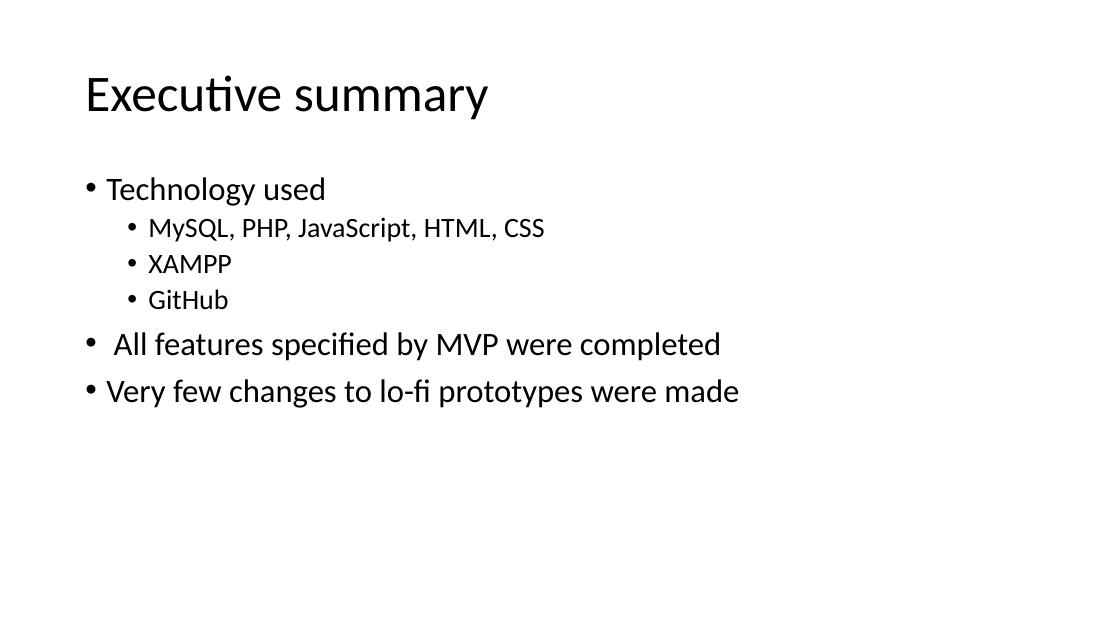
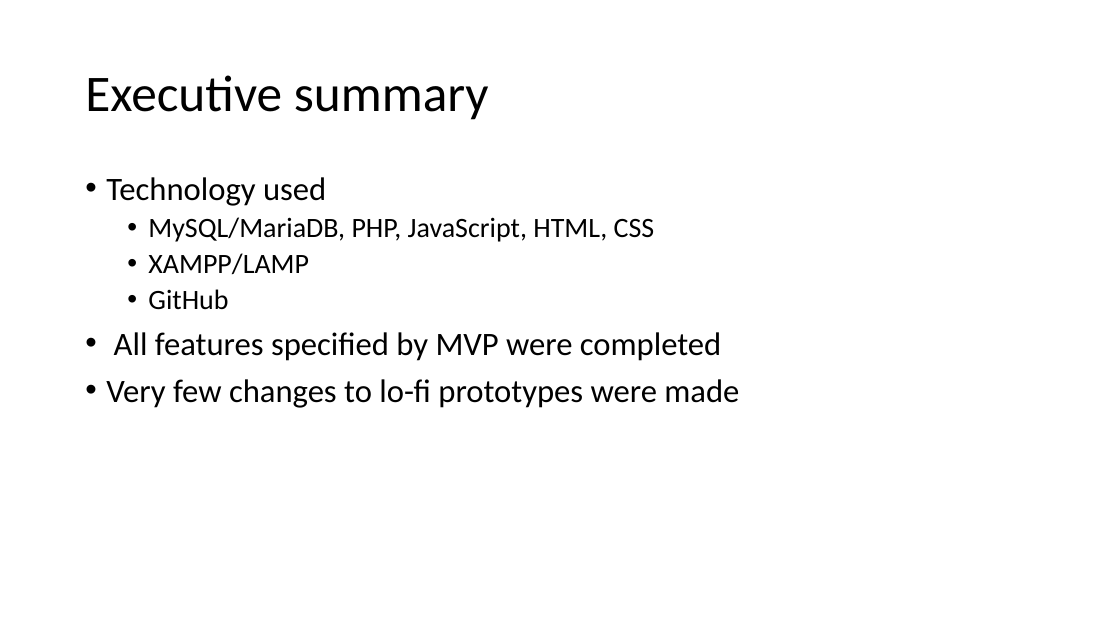
Before and after one commit to OmegaHelix/ENSE470, a slide deck: slide 2 of Milestone6/Milestone 6.pptx. Drawn at 1120x630 pixels with LibreOffice and Linux fonts; fonts in the diff are those of the drawing. Boxes give left, top, right and bottom in pixels: in the first picture for what was removed or moved away, otherwise in the second. Text is boxed around its words. In the diff, an @@ line names an element or a change of style, - is before the commit and + after.

```diff
--- a/Milestone6/Milestone 6.pptx
+++ b/Milestone6/Milestone 6.pptx
@@ text at (148,217,655,275): text changed @@
-  • MySQL, PHP, JavaScript, HTML, CSS
-  • XAMPP
+  • MySQL/MariaDB, PHP, JavaScript, HTML, CSS
+  • XAMPP/LAMP
```
Also in this commit, not shown: 6 other slides changed.
